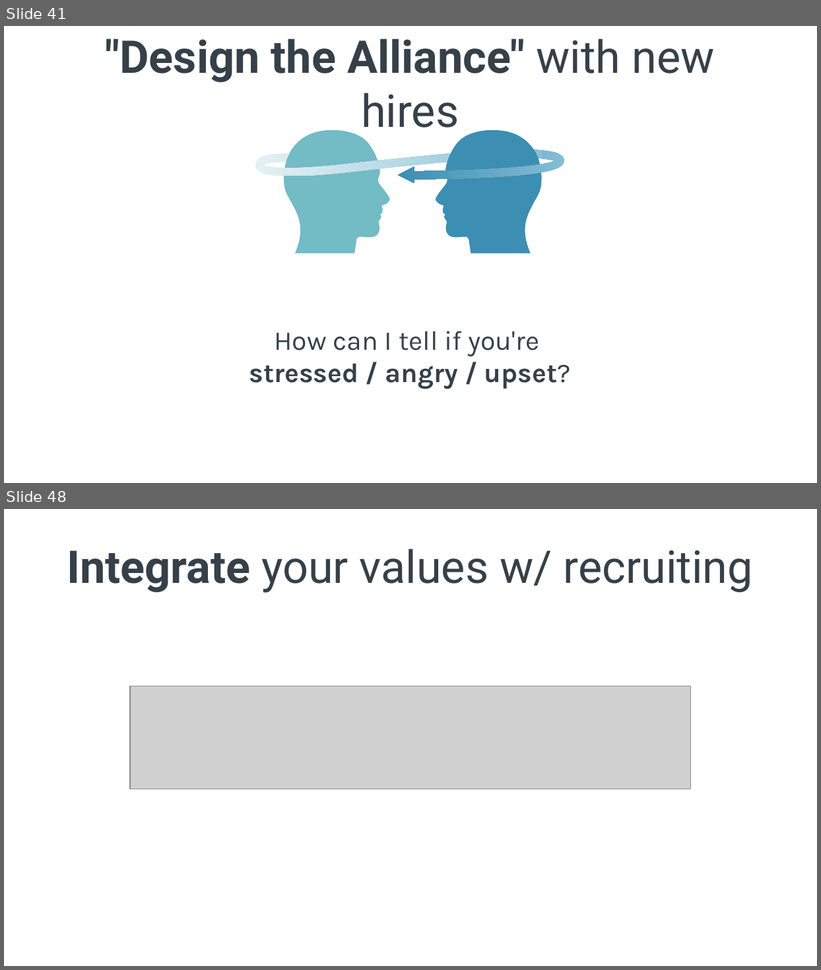
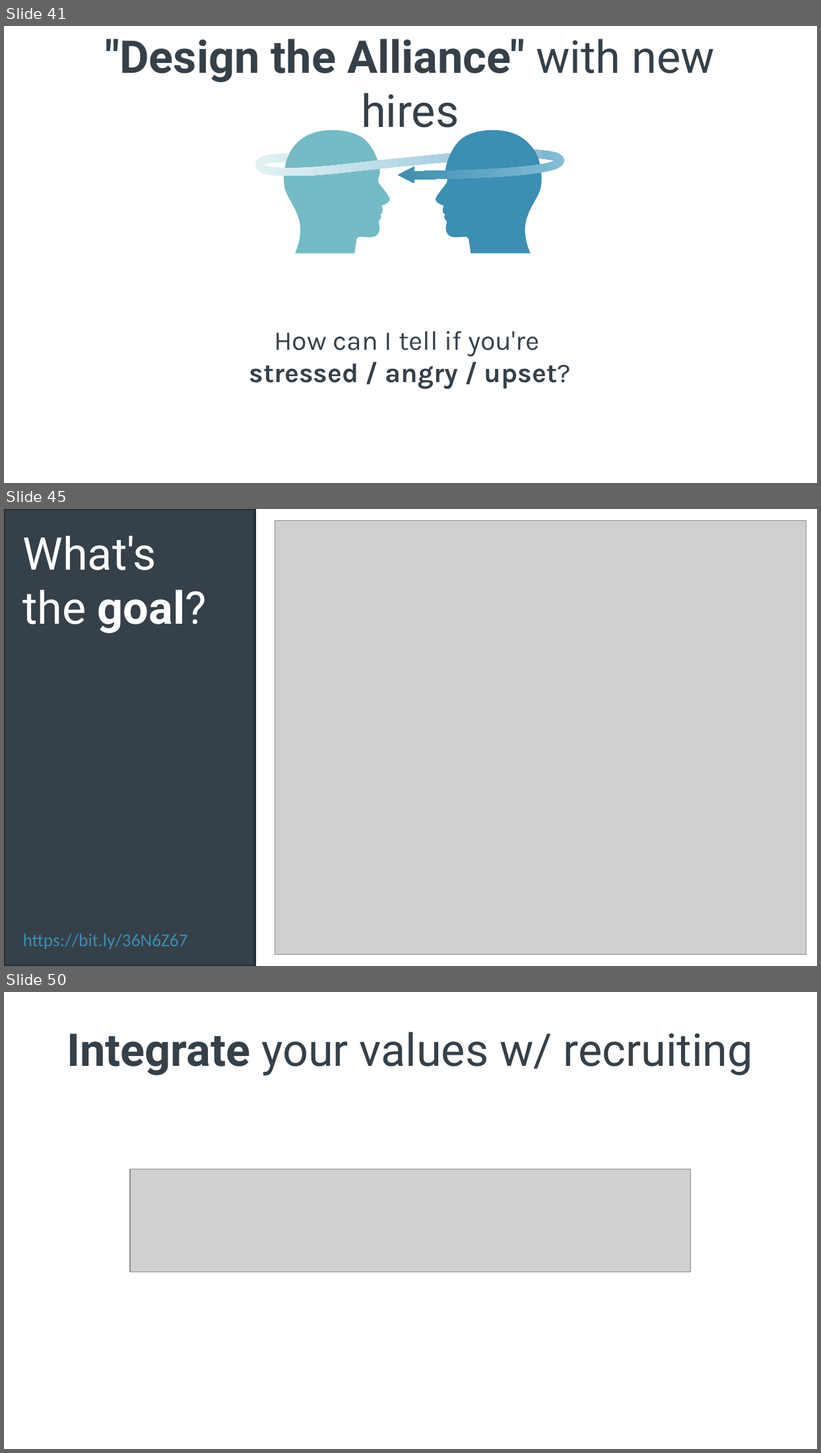
Before and after one commit to spetryjohnson/Talk---Hiring--Firing--and-Inspiring, a slide deck: Hiring, Firing, and Inspiring.pptx. Shown one above the other, each under a label of ours: slides 41 and 48 before the commit, slides 41, 45 and 50 after it; the slides between them are not shown. The pictures are 821x970 and 821x1453 pixels, drawn with LibreOffice and Linux fonts; fonts in the diff are those of the drawing; grey boxes stand for pictures. Boxes give left, top, right and bottom in pixels: in the first picture for what was removed or moved away, otherwise in the second. Text is boxed around its words. In the diff, an @@ line names an element or a change of style, - is before the commit and + after.

```diff
--- a/Hiring, Firing, and Inspiring.pptx
+++ b/Hiring, Firing, and Inspiring.pptx
@@ slide 45 added at box(4, 509, 817, 966), background #FFFFFF @@
@@ rectangle added at box(4, 509, 254, 966), fill #354049, outline #272F36 2 pt @@
@@ picture added at box(275, 520, 806, 955) @@
@@ text added at box(23, 535, 207, 634), 40 pt, text #FFFFFF @@
+What's the goal?
@@ text added at box(23, 934, 188, 950), 16 pt, text #3C8EB2 @@
+https://bit.ly/36N6Z67
@@ what was slide 48 is now slide 50 @@
```
Also in this commit, not shown: 4 slides changed, 1 other slide added, 1 other file.
